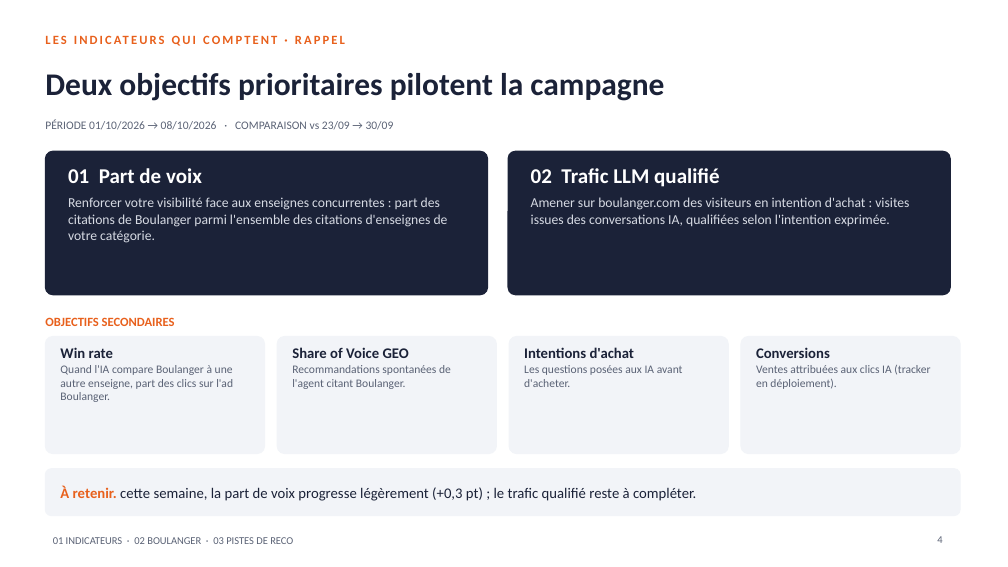
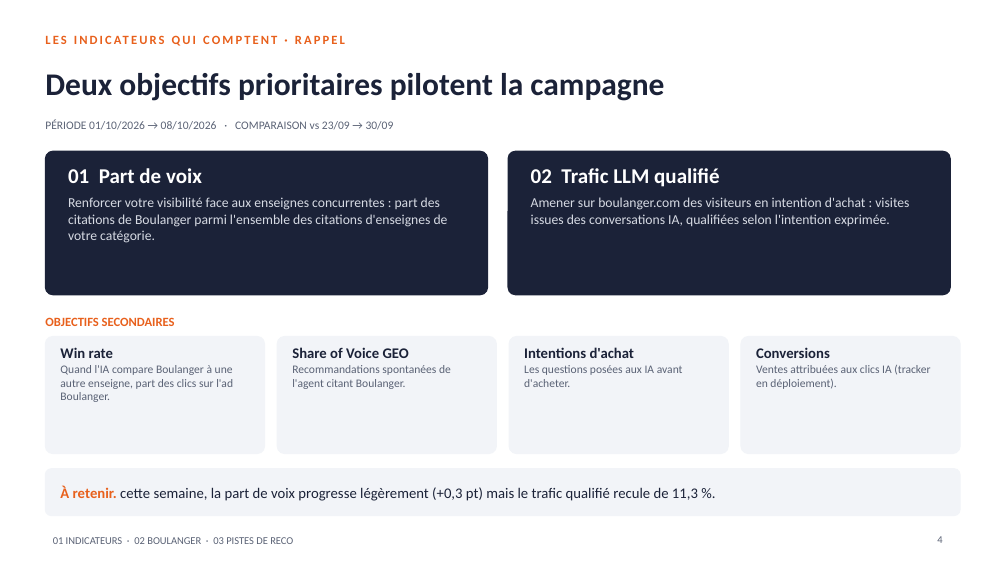
Before and after one commit to stephanemonmarson-creator/Lemrock, a slide deck: slide 4 of rapports/In progress_20261009_Rapport_Boulanger_Hebdo_01.10-08.10.pptx. Drawn at 1008x567 pixels with LibreOffice and Linux fonts; fonts in the diff are those of the drawing. Boxes give left, top, right and bottom in pixels: in the first picture for what was removed or moved away, otherwise in the second. Text is boxed around its words. In the diff, an @@ line names an element or a change of style, - is before the commit and + after.

```diff
--- a/rapports/In progress_20261009_Rapport_Boulanger_Hebdo_01.10-08.10.pptx
+++ b/rapports/In progress_20261009_Rapport_Boulanger_Hebdo_01.10-08.10.pptx
@@ text at (60,485,698,501): text changed @@
-À retenir. cette semaine, la part de voix progresse légèrement (+0,3 pt) ; le trafic qualifié reste à compléter.
+À retenir. cette semaine, la part de voix progresse légèrement (+0,3 pt) mais le trafic qualifié recule de 11,3 %.
```
Also in this commit, not shown: 2 other slides changed.
